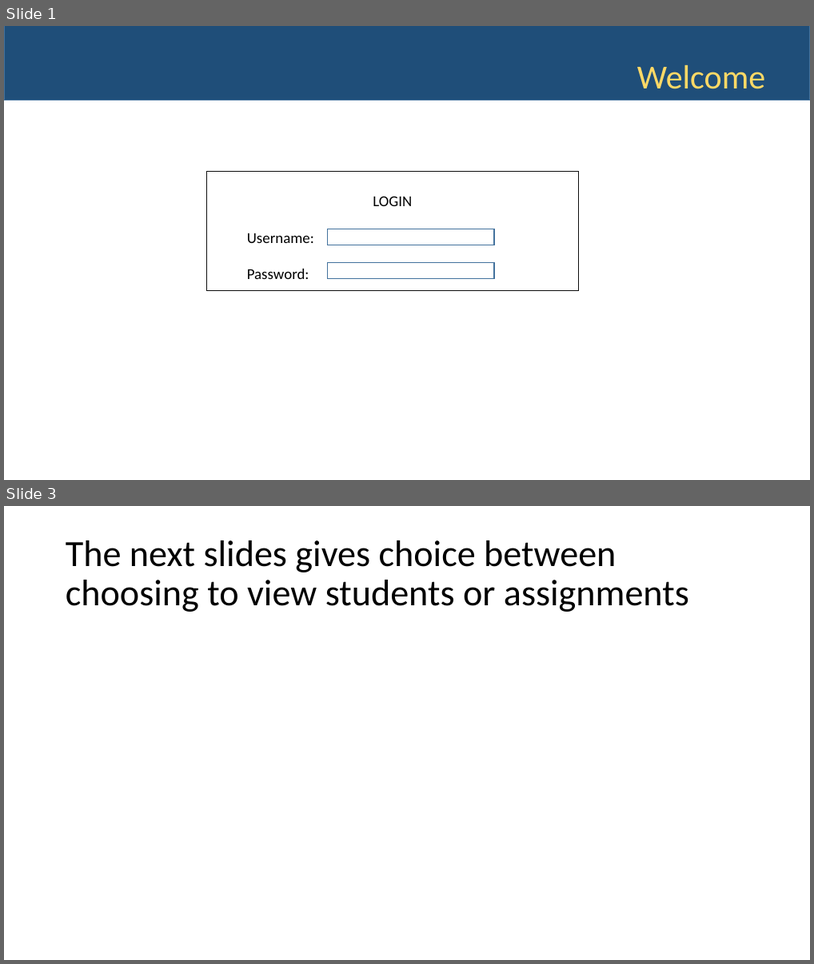
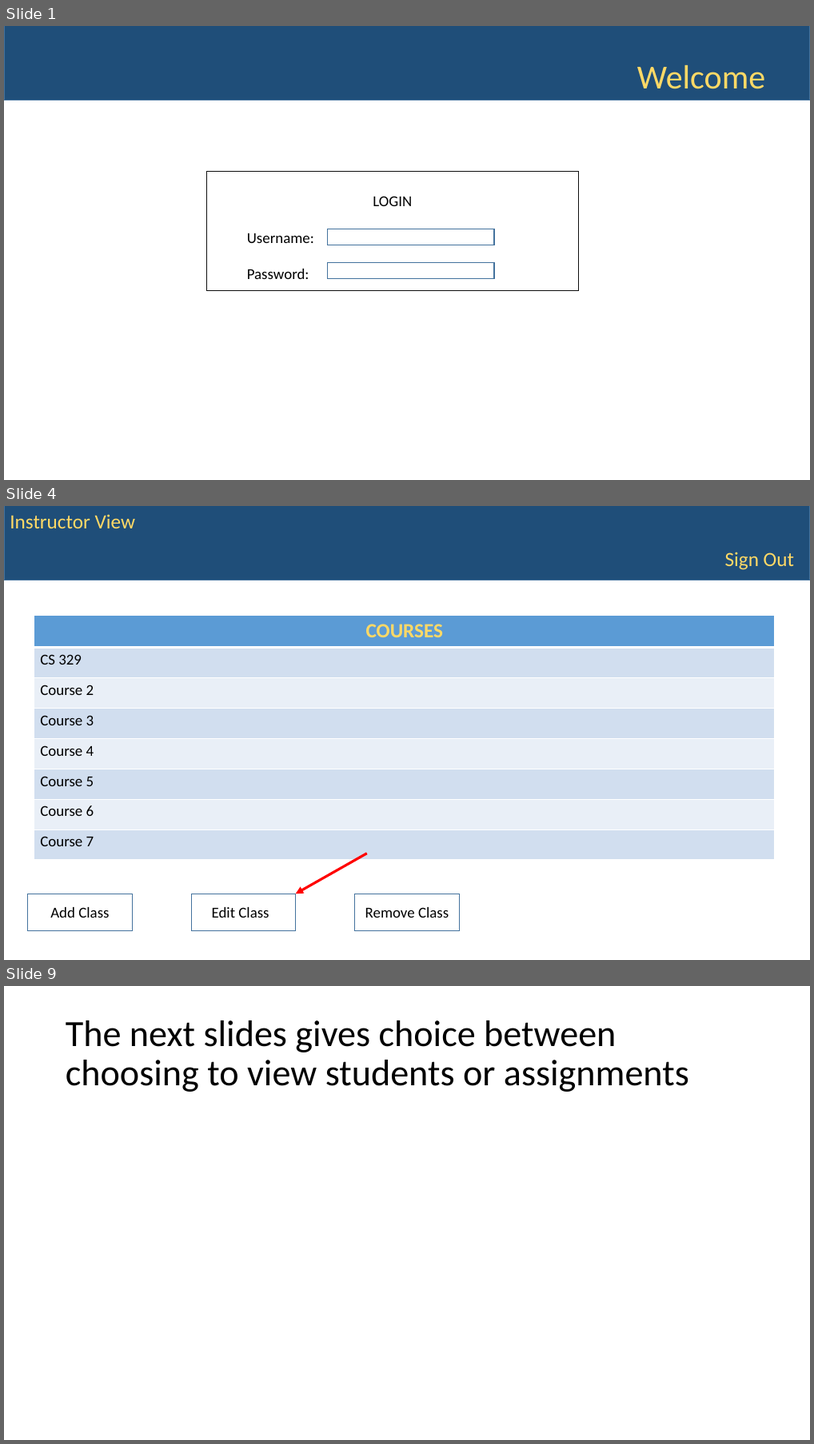
Before and after one commit to WVUP/Spring-2015, a slide deck: Assignments/Gradebook App PowerPont/Courtney Linville/Gradebook.pptx. Shown one above the other, each under a label of ours: slides 1 and 3 before the commit, slides 1, 4 and 9 after it; the slides between them are not shown. The pictures are 814x964 and 814x1444 pixels, drawn with LibreOffice and Linux fonts; fonts in the diff are those of the drawing. Boxes give left, top, right and bottom in pixels: in the first picture for what was removed or moved away, otherwise in the second. Text is boxed around its words. In the diff, an @@ line names an element or a change of style, - is before the commit and + after.

```diff
--- a/Assignments/Gradebook App PowerPont/Courtney Linville/Gradebook.pptx
+++ b/Assignments/Gradebook App PowerPont/Courtney Linville/Gradebook.pptx
@@ slide 4 added at [4,506,810,960], background #FFFFFF @@
@@ rectangle added at [4,506,810,580], fill #1F4E79, outline #43739E 1 pt @@
@@ text added at [10,514,135,528], 24 pt, text #FFD966 @@
+Instructor View
@@ text added at [726,552,794,570], 24 pt, text #FFD966 @@
+Sign Out
@@ table added at [34,615,775,860], 8 rows, 1 columns @@
+COURSES
+CS 329
+Course 2
+Course 3
+Course 4
+Course 5
+Course 6
+Course 7
@@ arrow added from (367, 853) to (295, 893), #FF0000 3 pt @@
@@ rectangle added at [27,893,132,931], outline #43739E 1 pt @@
@@ text added at [50,907,109,917], 18 pt, text #000000 @@
+Add Class
@@ rectangle added at [191,893,296,931], outline #43739E 1 pt @@
@@ text added at [212,907,269,917], 18 pt, text #000000 @@
+Edit Class
@@ rectangle added at [355,893,459,931], outline #43739E 1 pt @@
@@ text added at [366,907,449,917], 18 pt, text #000000 @@
+Remove Class
@@ what was slide 3 is now slide 9 @@
```
Also in this commit, not shown: 4 slides changed, 18 other slides added.
